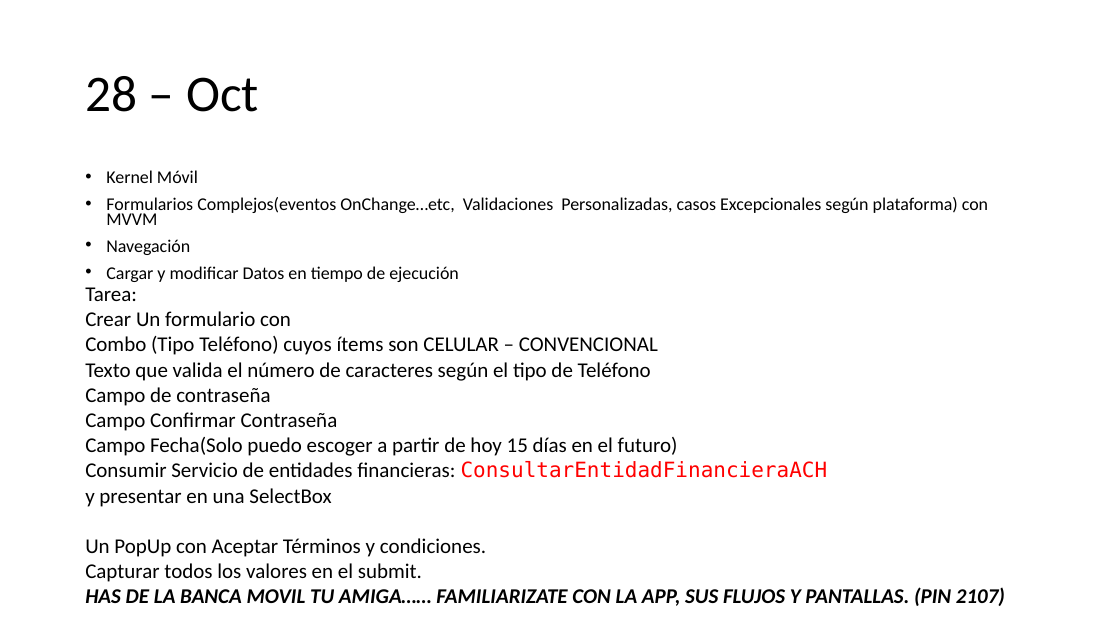
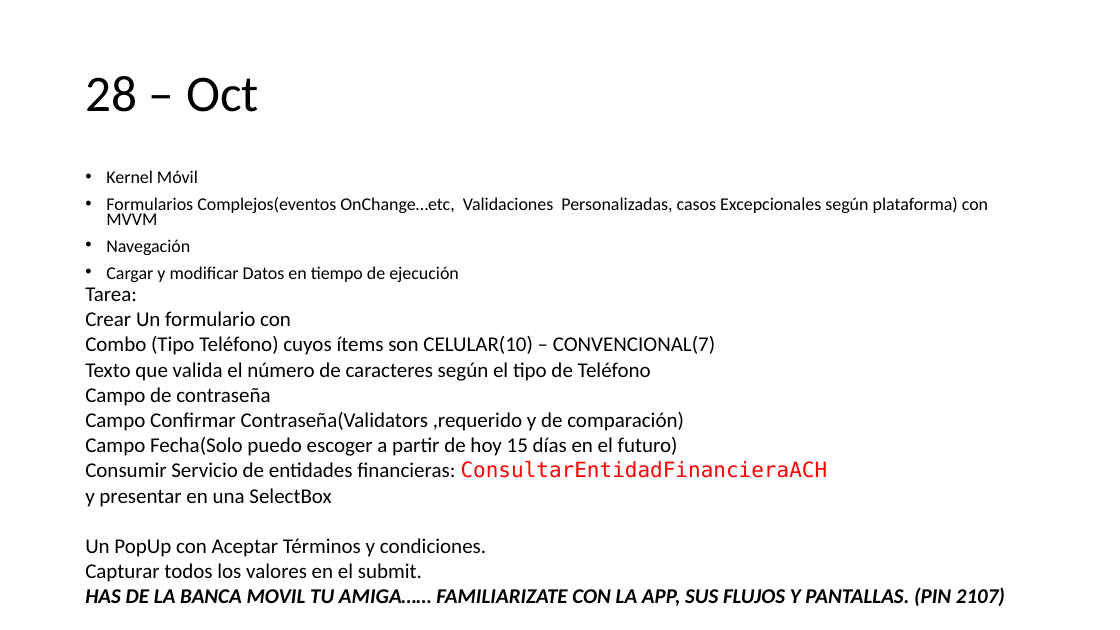
Before and after one commit to pipo151086/CursoMovilApp, a slide deck: slide 3 of PPTs/AgendaIntroBM.pptx. Drawn at 1120x630 pixels with LibreOffice and Linux fonts; fonts in the diff are those of the drawing. Boxes give left, top, right and bottom in pixels: in the first picture for what was removed or moved away, otherwise in the second. Text is boxed around its words. In the diff, an @@ line names an element or a change of style, - is before the commit and + after.

```diff
--- a/PPTs/AgendaIntroBM.pptx
+++ b/PPTs/AgendaIntroBM.pptx
@@ text at (85,336,715,355): text changed @@
-Combo (Tipo Teléfono) cuyos ítems son CELULAR – CONVENCIONAL
+Combo (Tipo Teléfono) cuyos ítems son CELULAR(10) – CONVENCIONAL(7)
@@ text at (85,412,684,431): text changed @@
-Campo Confirmar Contraseña
+Campo Confirmar Contraseña(Validators ,requerido y de comparación)
```
Also in this commit, not shown: 1 other slide changed, 13 other files.
